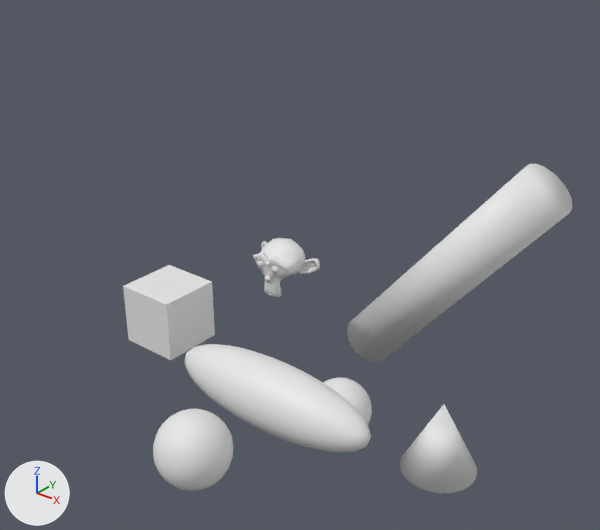
Before and after pictures for a commit that changed the glTF model executables/MODEL3D/AssimpImport/resources/Scene.glb.
One viewpoint serves both versions: a 50 mm camera at (12.51, -18.97, 13.19) aimed at (-0.99, -2.09, 2.73). Lighting does not change. The marker at lower left points along +X, +Y and +Z. Where no turn or scale is listed for an object, it has been applied to the vertices.
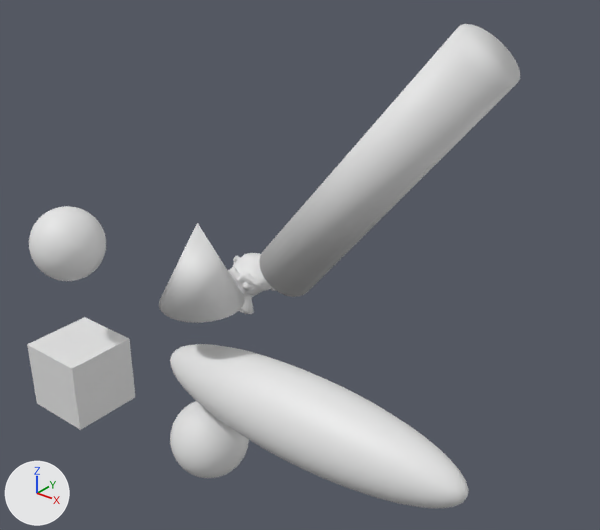
The change, as a list of edits to the scene's bpy script:
```text
Change ob_cone:
    ob_cone.location: (4.56, -3.26, -0.94) -> (0.0, -7.0, 4.0)
Change ob_cube:
    ob_cube.location: (-5.67, -2.96, 0.0) -> (-5.0, -7.0, 0.0)
Change ob_cylinder:
    ob_cylinder.location: (0.0, 5.08, 0.0) -> (0.0, 0.0, 5.0)
Change ob_sphere:
    ob_sphere.location: (0.0, -7.58, 0.0) -> (-5.0, -7.0, 4.0)
Change ob_suzanne:
    ob_suzanne.location: (-4.97, 1.49, 0.07) -> (-5.0, 0.0, 0.0)
Change ob_sphere_001:
    ob_sphere_001.location: (-0.48, -4.04, -0.49) -> (3.0, -7.0, 2.0)
    ob_sphere_001.scale: (3.37, 1.0, 1.0) -> (4.14, 1.0, 1.0)
Change ob_sphere_002:
    ob_sphere_002.location: (-0.02, -1.28, -2.34) -> (0.0, -7.0, 0.0)
```

Pixel boxes [x1, y1, x2, y2] of what changed, in the pictures (600 x 530 px):
'Cylinder', moved
    before: [347, 164, 572, 362]
    after: [259, 24, 520, 297]
'Sphere.001', moved, rescaled (60% wider, 51% taller)
    before: [185, 344, 371, 452]
    after: [170, 344, 469, 508]
'Cube', moved
    before: [123, 265, 215, 360]
    after: [27, 317, 135, 430]
'Sphere', moved
    before: [153, 409, 234, 491]
    after: [29, 206, 106, 281]
'Cone', moved
    before: [400, 404, 477, 493]
    after: [159, 223, 245, 323]
'Sphere.002', moved
    before: [323, 377, 372, 424]
    after: [170, 401, 249, 478]
'Suzanne', moved
    before: [253, 238, 320, 297]
    after: [228, 253, 276, 314]
